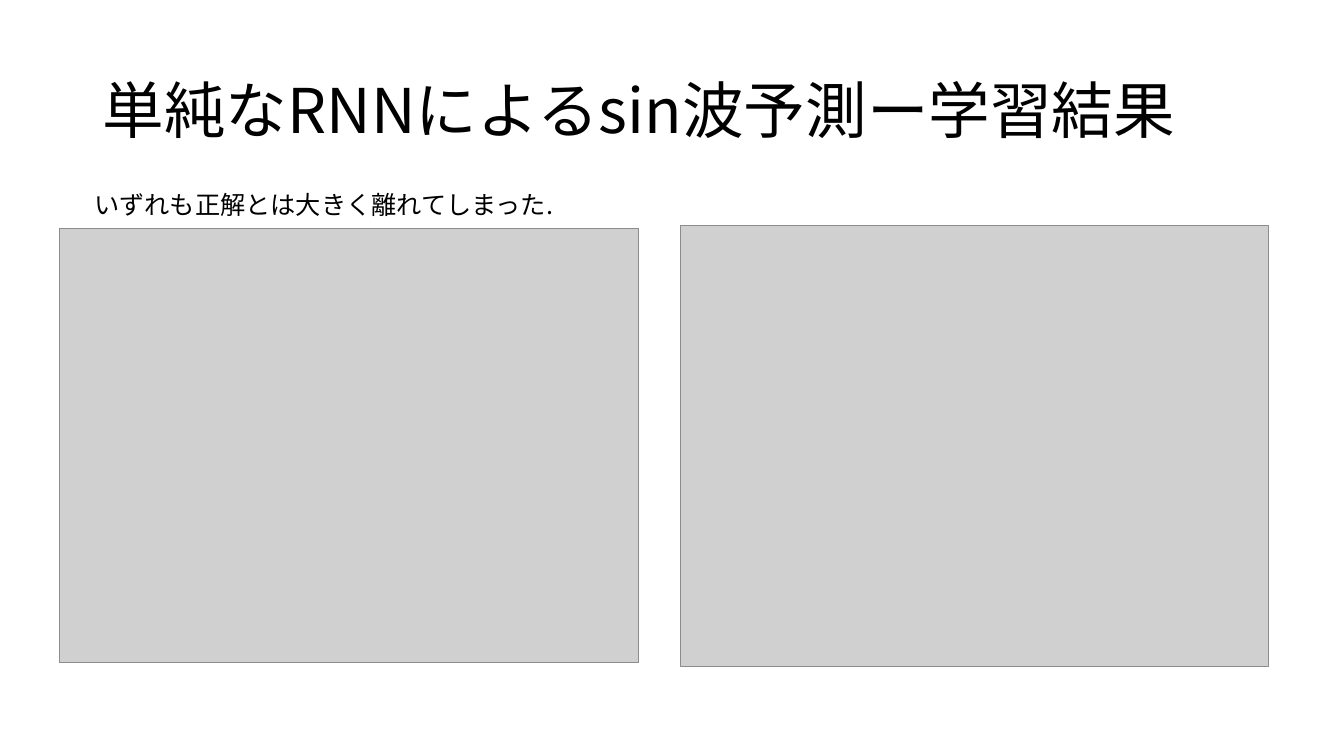
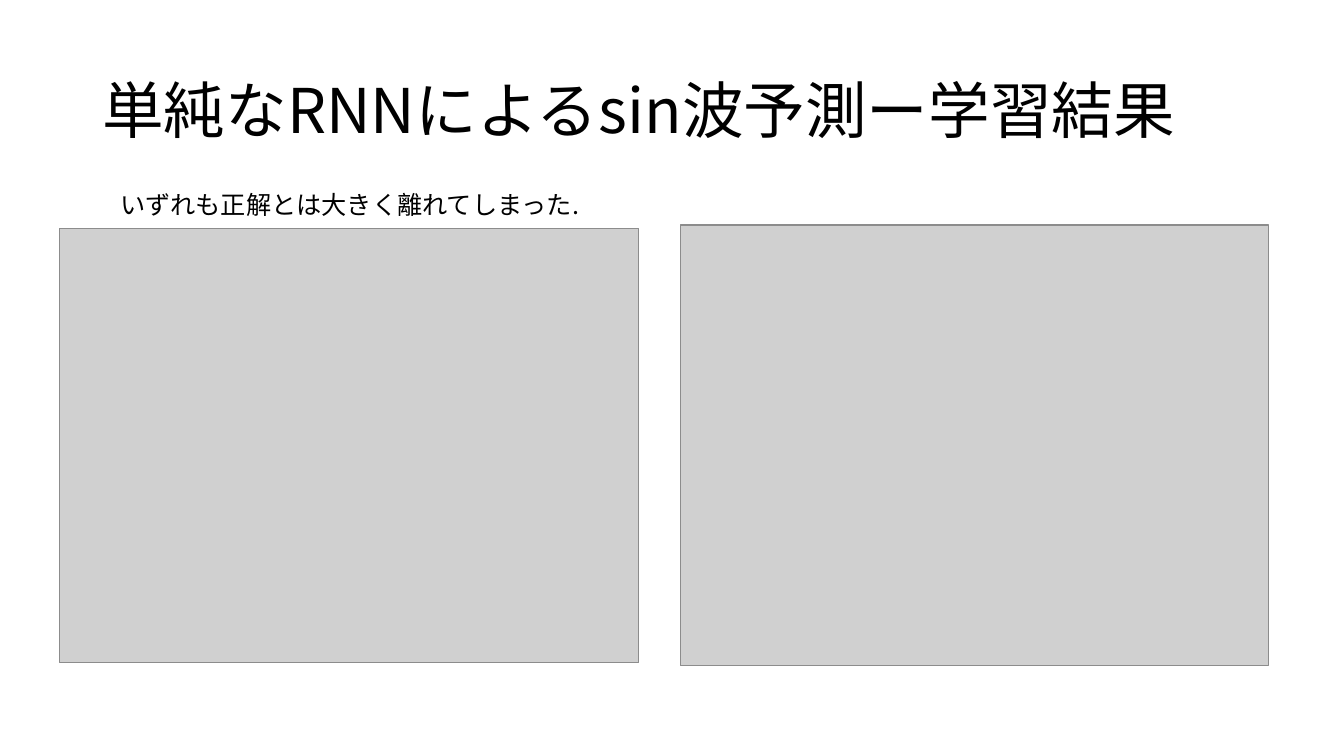
Before and after one commit to Seiya-Yamamoto/example_Chainer, a slide deck: slide 3 of 個別ゼミ第4回.pptx. Drawn at 1344x756 pixels with LibreOffice and Linux fonts; fonts in the diff are those of the drawing; grey boxes stand for pictures. Boxes give left, top, right and bottom in pixels: in the first picture for what was removed or moved away, otherwise in the second. Text is boxed around its words. In the diff, an @@ line names an element or a change of style, - is before the commit and + after.

Commit message:
update

```diff
--- a/個別ゼミ第4回.pptx
+++ b/個別ゼミ第4回.pptx
@@ text "いずれも正解とは大きく離れてしまった." moved from (x1=94, y1=192, x2=553, y2=216) to (x1=120, y1=193, x2=579, y2=216) @@
```
Also in this commit, not shown: 3 other slides changed, 2 slides added, 2 slides removed.
